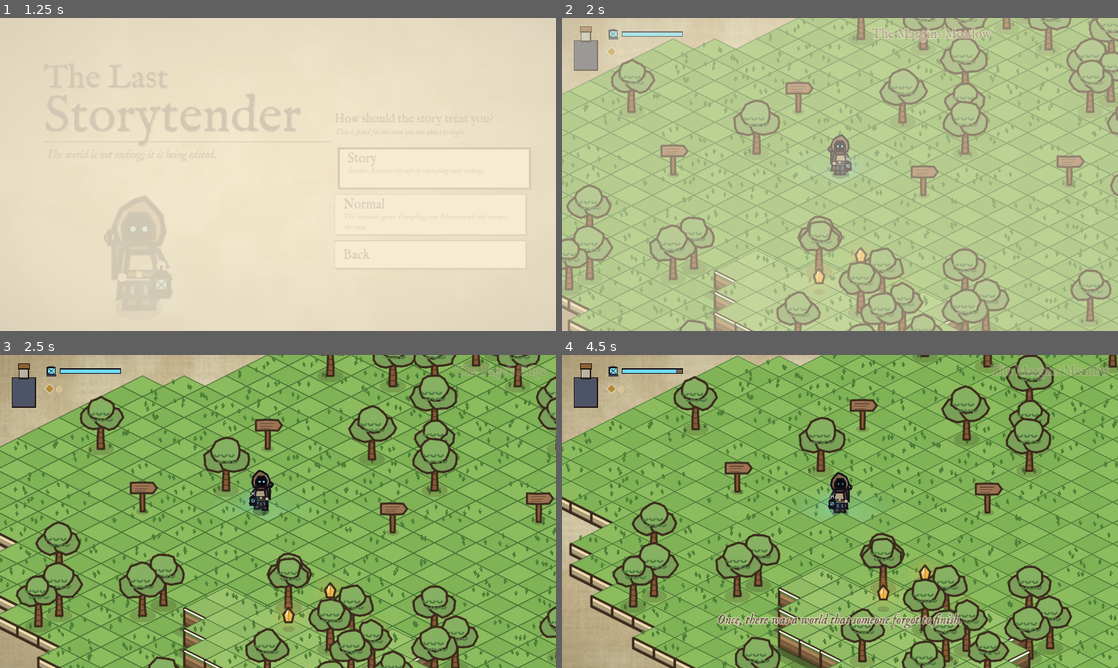
Above: before the commit, frames 1-4 (two rows, left to right).
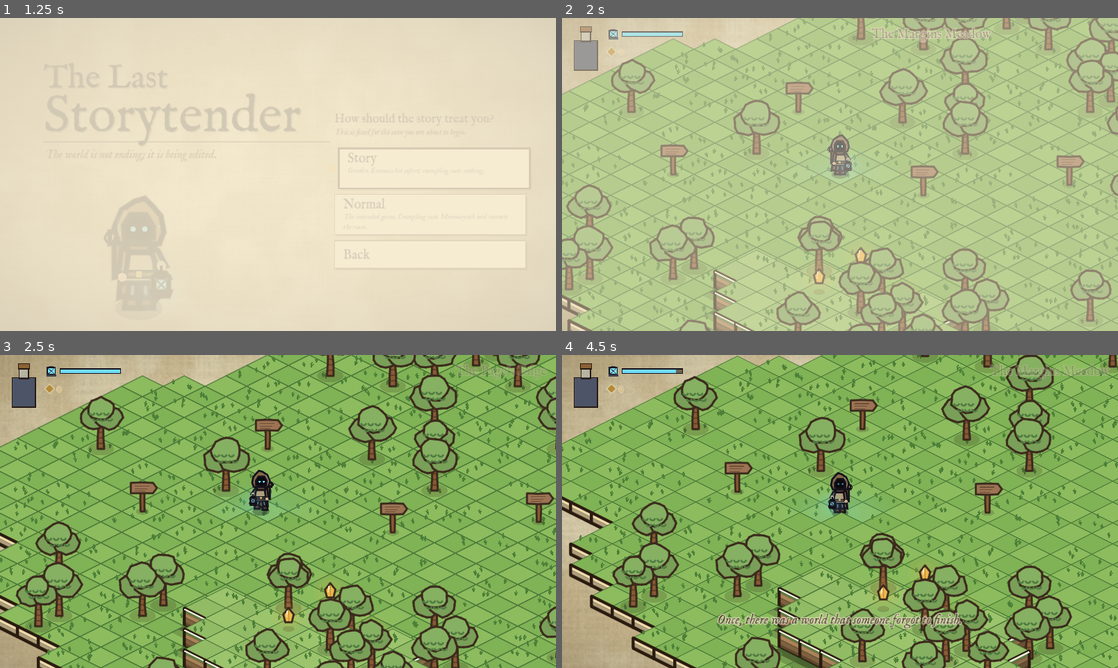
Above: after the commit, the same moments.

Repository: calebwilsonit-tech/The_Last_Storytender
Game: Godot game, scene res://scenes/title.tscn
Same seed, same stepped clock (60 frames per second), same inputs: the game is played once before the commit and once after it.
Inputs (mouse positions are in pixels of both pictures, inside the frame that each line leads up to):
- Up to frame 1 (1.25 s): tap Enter (ui_accept) at 0.5 s; drag from (428, 215) to (333, 105) at 0.52 s
- Up to frame 2 (2 s): drag from (1006, 221) to (812, 237) at 1.27 s
- Up to frame 3 (2.5 s): move the mouse to (111, 464) at 2.02 s; hold A (move_left) from 2.03 s (still down); hold R (echo) from 2.03 s (still down)
- Up to frame 4 (4.5 s): release A (move_left) at 2.75 s; release R (echo) at 2.75 s; drag from (867, 511) to (673, 464) at 2.77 s; move the mouse to (756, 433) at 3.52 s; hold S (move_down) 3.53-4.25 s; hold Q (lantern) 3.53-4.25 s; tap Enter (ui_accept) at 3.77, 4.07 s; drag from (962, 495) to (756, 433) at 4.27 s

Frame 1 is identical in both runs. In frame 2, 0.1% of the frame differs, in the area x 0-70%, y 80-100%; in frame 3, 0.4%; in frame 4, 0.8%, in the area x 0-85%, y 45-100%.

Commit message:
Dark outlines on cliff walls and stairs so edges stand out
Co-Authored-By: Claude Sonnet 5.5 <noreply@anthropic.com>
Claude-Session: https://claude.ai/code/session_016gJ6h7fwHSB3wbPLZqVGQo

Diff:
--- a/scripts/iso_slice.gd
+++ b/scripts/iso_slice.gd
@@ -288,11 +288,19 @@
 	if kind == "." and not void_edge:
 		var lip := PackedVector2Array([a, b, b + Vector2(0, 6), a + Vector2(0, 6)])
 		draw_colored_polygon(lip, Color(Palette.GRASS_DARK, 0.85))
-	var ink := Palette.INK_BROWN if not void_edge else edge
-	draw_line(a, a + Vector2(0, depth), ink, 2.4, true)
-	draw_line(b, b + Vector2(0, depth), ink, 2.4, true)
-	draw_line(a + Vector2(0, depth), b + Vector2(0, depth), ink, 2.4, true)
-	draw_line(a, b, ink, 2.4, true)
+	# A dark outline on every visible edge of the wall (corners, foot and top), so cliffs stand out
+	# from the ground at every graphics setting.
+	var ink := Color("2a1b0f")
+	var ow := 3.4
+	draw_line(a, a + Vector2(0, depth), ink, ow, true)
+	draw_line(b, b + Vector2(0, depth), ink, ow, true)
+	draw_line(a + Vector2(0, depth), b + Vector2(0, depth), ink, ow, true)
+	draw_line(a, b, ink, ow, true)
+	# round the corners so the strokes join cleanly
+	draw_circle(a, ow * 0.5, ink)
+	draw_circle(b, ow * 0.5, ink)
+	draw_circle(a + Vector2(0, depth), ow * 0.5, ink)
+	draw_circle(b + Vector2(0, depth), ow * 0.5, ink)
 	if not void_edge:
 		# a pale lip along the top so the edge of the higher ground reads clearly
 		draw_line(a + Vector2(0, 1.6), b + Vector2(0, 1.6), Color(1, 1, 0.92, 0.9), 2.6)
@@ -341,7 +349,7 @@
 	for poly in [left, right, top]:
 		var loop: PackedVector2Array = poly.duplicate()
 		loop.append(poly[0])
-		draw_polyline(loop, Color(edge, 0.9), 1.6, true)
+		draw_polyline(loop, Color("2a1b0f", 0.85), 2.4, true)
 
 # --- Plot holes -----------------------------------------------------------------
 func _draw_pit(cell: Vector2i, z: float) -> void:
